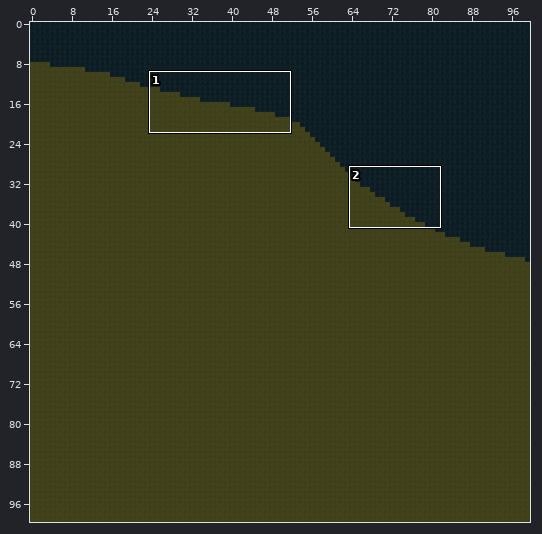
Two states of a Tiled map (JSON), LostAndDivine.ClientMonoGame/Content/Sectors/5_6.tmj. The picture above shows the old version from afar; the outline marks the close-up.
Close-up. The starting point:
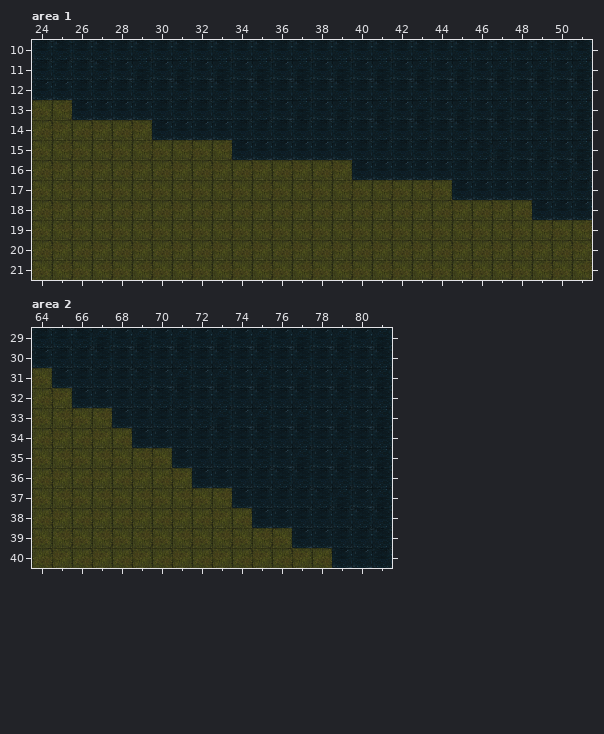
Cells are 64x64 px. Shown: area 1 x 24..51, y 10..21; area 2 x 64..81, y 29..40. The commit also changed other parts of the map, which this record leaves out.
The result:
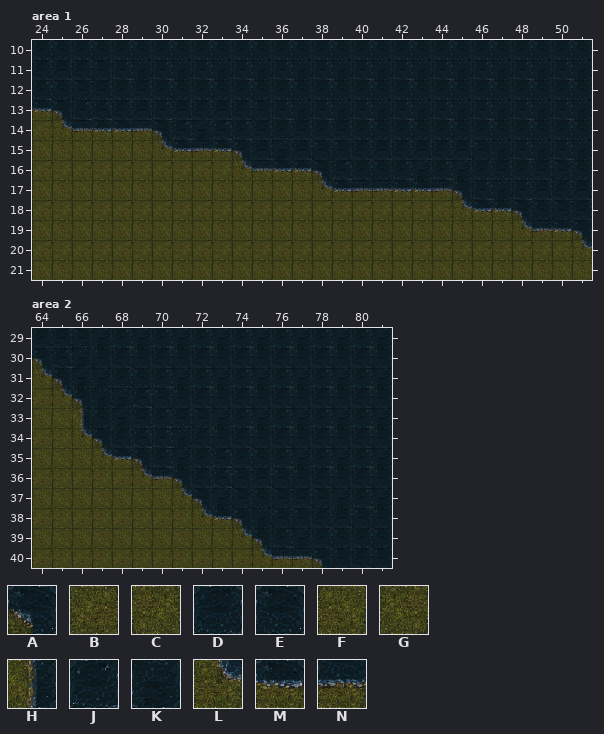
Key: from "World-Tilemap": A 11, B 91, C 92, D 99, E 100, F 121, G 122, H 128, J 129, K 130, L 158, M 159, N 160.
_ is an empty cell.
Diff:
Layer "Слой тайлов 1", area 1:
y 12: x 25..26 JD -> EE
y 13: x 24..25 FG -> MA; x 28..30 JJD -> DDJ
y 14: x 25..30 CBCBCJ -> LNMMNA; x 32 J -> K; x 34 D -> J
y 15: x 30..39 FGFGJJJJJJ -> LMNMADKDEE
y 16: x 34..41 BCBCBCJJ -> LNMMAJDE; x 43 J -> K; x 45 D -> K
y 17: x 38..45 FGFGFGFJ -> LMNNMMNA; x 47 J -> K
y 18: x 45..51 CBCBJJJ -> LMMAEED
y 19: x 48..51 FGFG -> LNMA
y 20: x 51 C -> L
Layer "Слой тайлов 1", area 2:
y 30: x 64..66 JDD -> AJK
y 31: x 64..67 FJDD -> LAKK
y 32: x 65..69 CJJDD -> LAKKJ
y 33: x 66..68 FGJ -> HEK; x 70 D -> J
y 34: x 66..68 BCB -> LAD; x 71 D -> K
y 35: x 67..71 GFGFJ -> LMAJK; x 73 D -> J
y 36: x 69..72 CBCJ -> LNAD; x 74 D -> E
y 37: x 71..76 GFGJDD -> LAKEEE
y 38: x 72..77 BCBJJD -> LMAKEE
y 39: x 74..79 FGFJJD -> LAJKDE
y 40: x 75..81 CBCBJJD -> LNNAEDE
Changed places in both close-ups, as pixel boxes (x1, y1, x2, y2):
changed: (32, 80, 592, 260)
changed: (32, 348, 392, 568)
